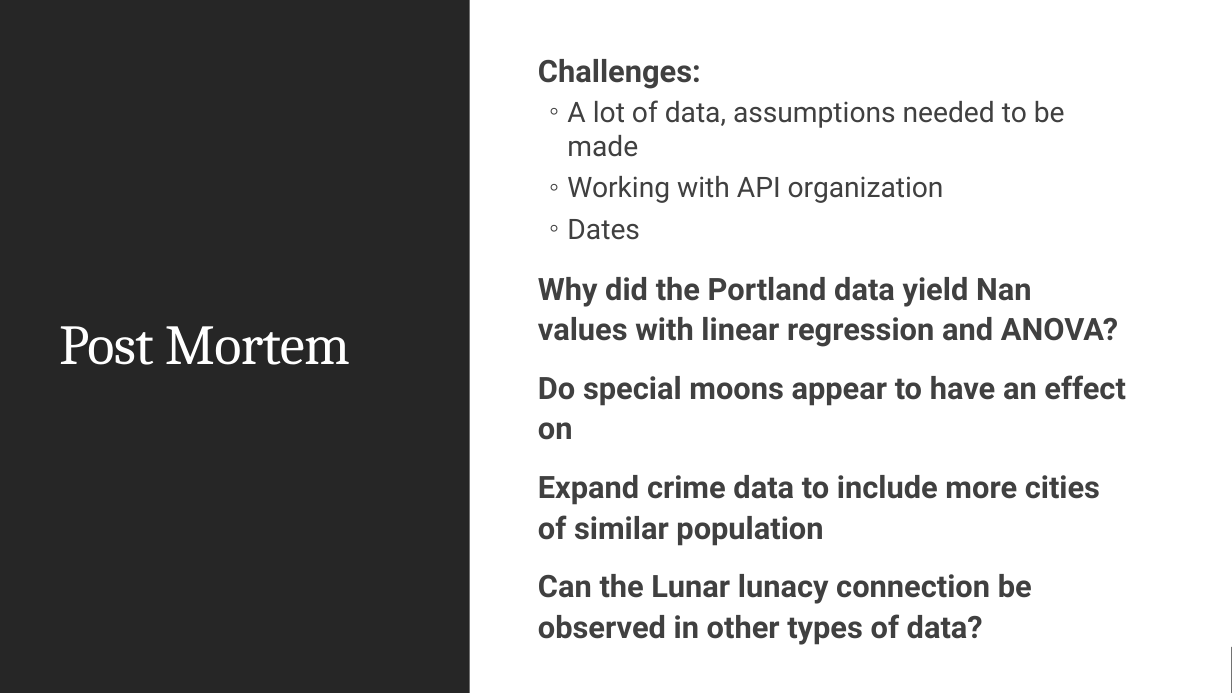
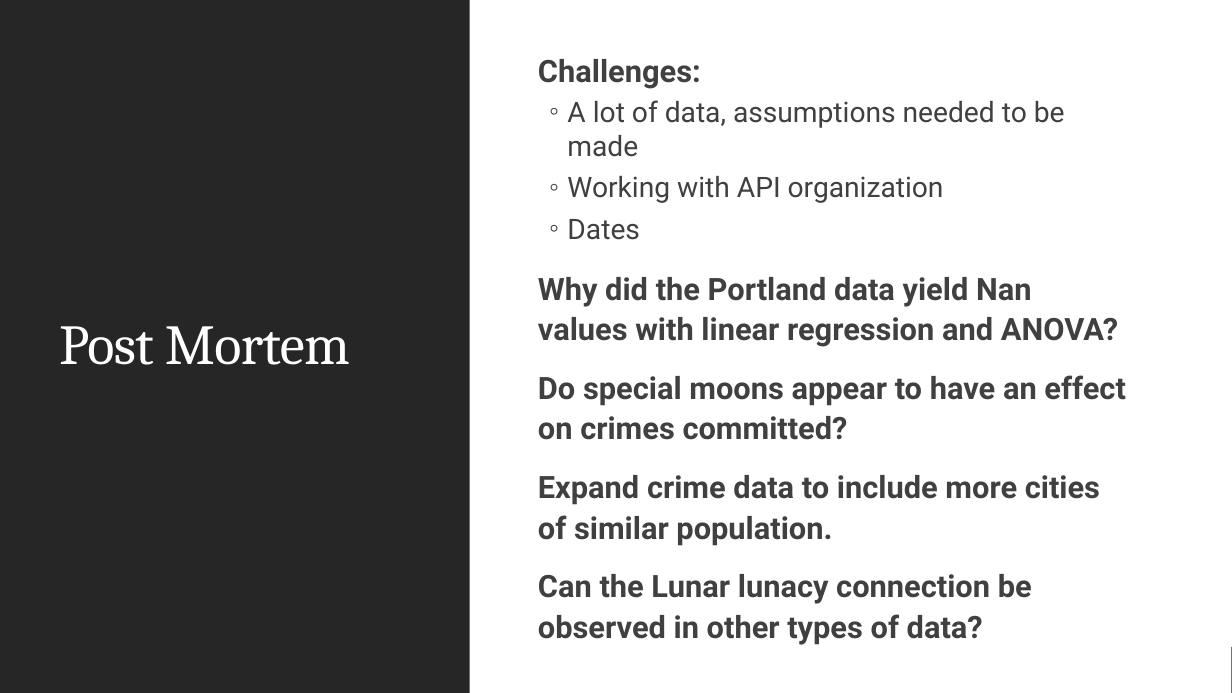
Before and after one commit to NHigs58/Project-1-, a slide deck: slide 7 of Presentation.pptx. Drawn at 1232x693 pixels with LibreOffice and Linux fonts; fonts in the diff are those of the drawing. Boxes give left, top, right and bottom in pixels: in the first picture for what was removed or moved away, otherwise in the second. Text is boxed around its words. In the diff, an @@ line names an element or a change of style, - is before the commit and + after.

Commit message:
updating again

```diff
--- a/Presentation.pptx
+++ b/Presentation.pptx
@@ text at box(538, 375, 1125, 546): text changed @@
-  Do special moons appear to have an effect on
-  Expand crime data to include more cities of similar population
+  Do special moons appear to have an effect on crimes committed?
+  Expand crime data to include more cities of similar population.
```
